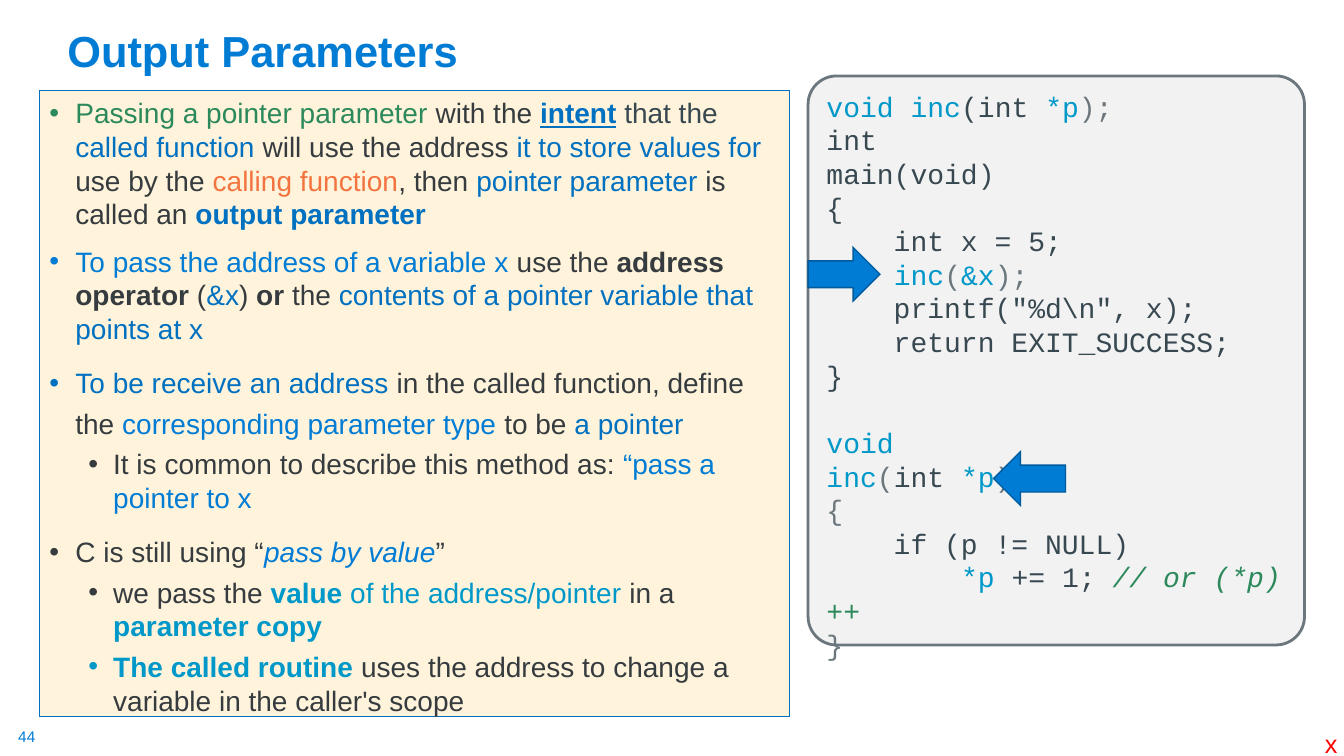
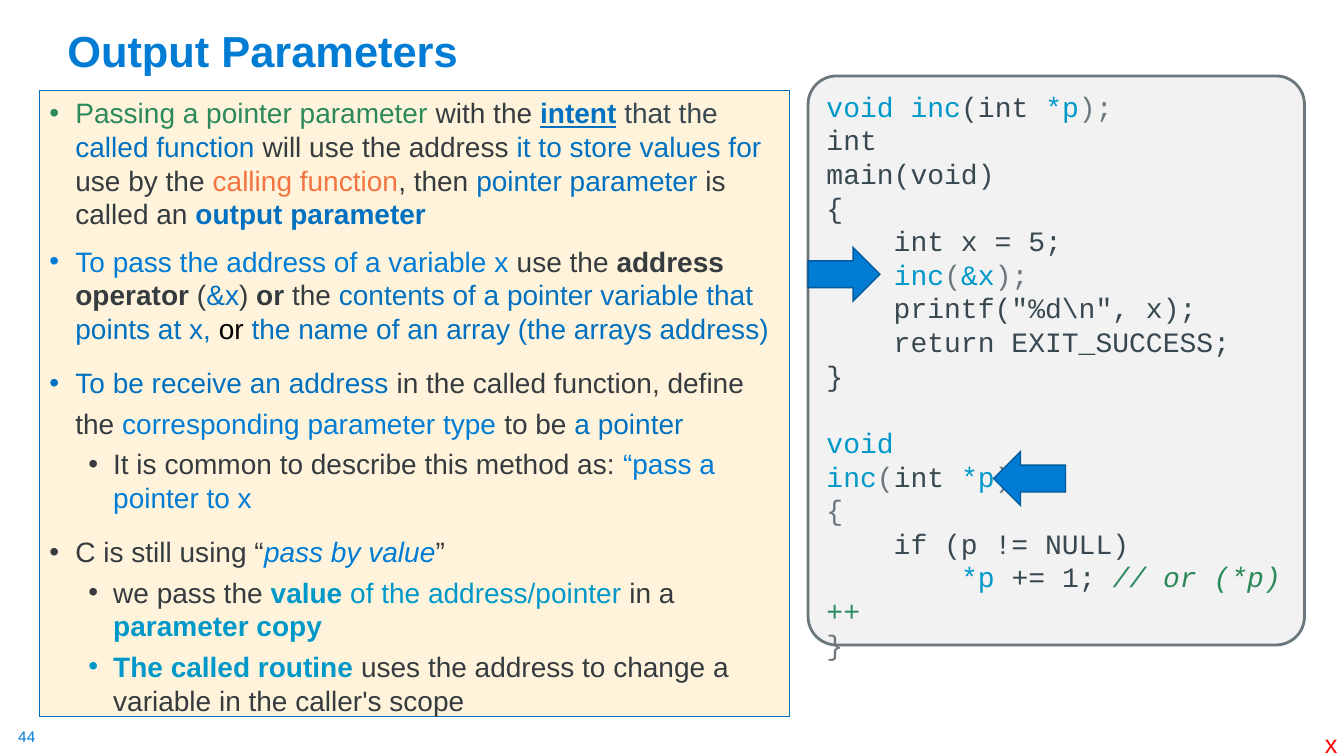
Before and after one commit to cse30-fa22/Muller_CSE30_Lecture_Slides, a slide deck: slide 44 of 03_C_Part2.pptx. Drawn at 1344x756 pixels with LibreOffice and Linux fonts; fonts in the diff are those of the drawing. Boxes give left, top, right and bottom in pixels: in the first picture for what was removed or moved away, otherwise in the second. Text is boxed around its words. In the diff, an @@ line names an element or a change of style, - is before the commit and + after.

```diff
--- a/03_C_Part2.pptx
+++ b/03_C_Part2.pptx
@@ text at bbox=[75, 251, 769, 344]: text changed @@
-• To pass the address of a variable x use the address operator (&x) or the contents of a pointer variable that points at x
+• To pass the address of a variable x use the address operator (&x) or the contents of a pointer variable that points at x, or the name of an array (the arrays address)
```
Also in this commit, not shown: 17 other slides changed, 1 slide added, 12 slides removed, 2 other files.
